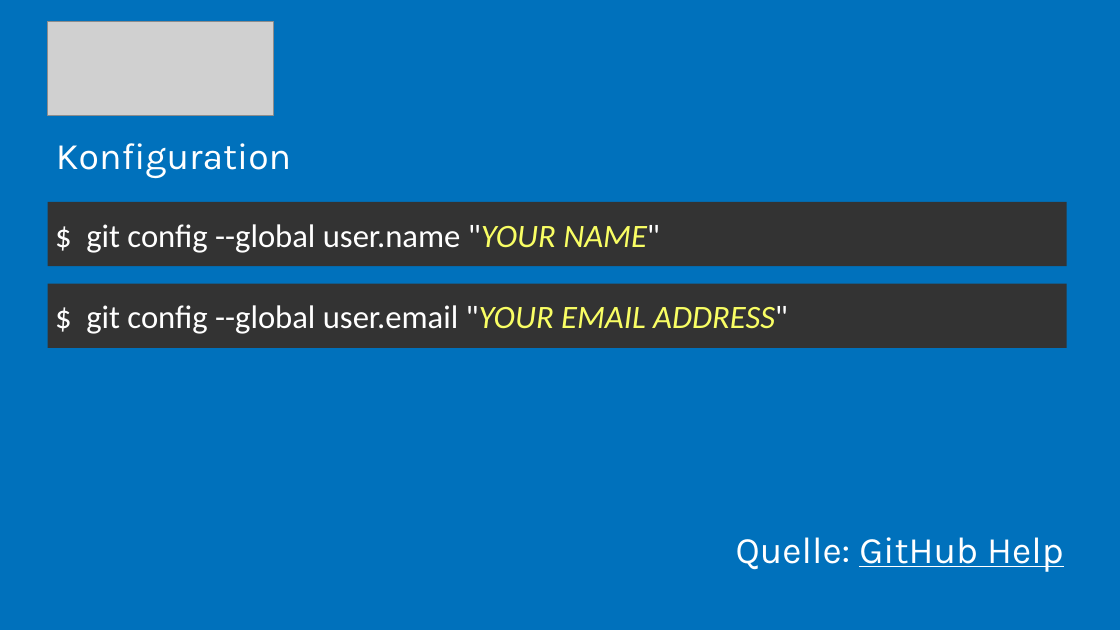
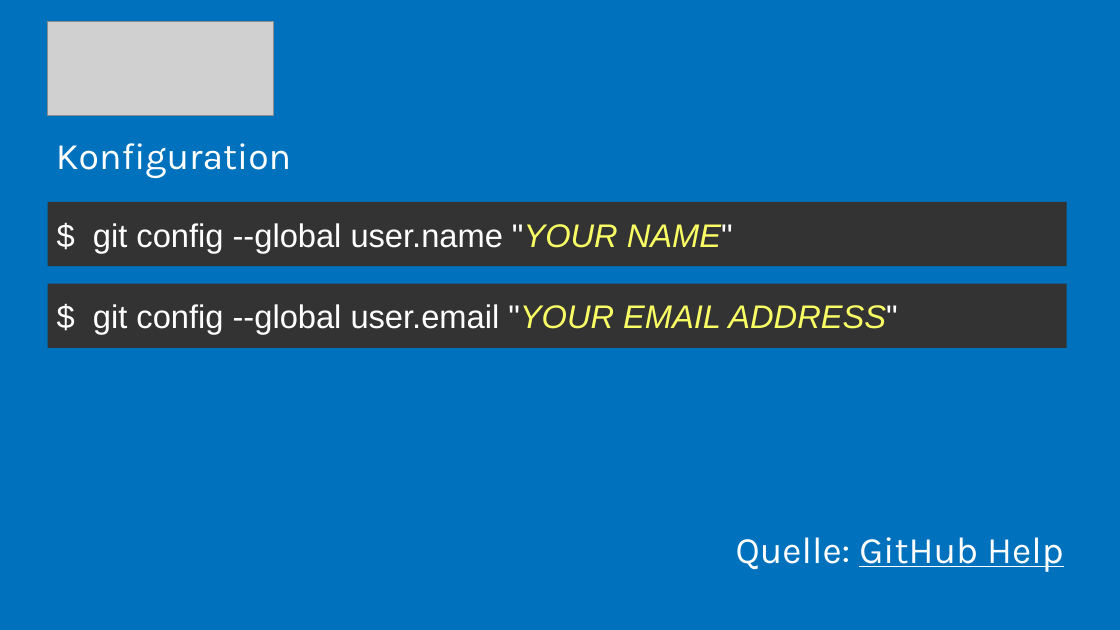
Before and after one commit to MarcelMalik/GitHub-Einfuehrung, a slide deck: slide 4 of GitHub Einführung.pptx. Drawn at 1120x630 pixels with LibreOffice and Linux fonts; fonts in the diff are those of the drawing; grey boxes stand for pictures. Boxes give left, top, right and bottom in pixels: in the first picture for what was removed or moved away, otherwise in the second. Text is boxed around its words. In the diff, an @@ line names an element or a change of style, - is before the commit and + after.

```diff
--- a/GitHub Einführung.pptx
+++ b/GitHub Einführung.pptx
@@ rectangle "$ git config --global user.name ..." at (x1=48, y1=202, x2=1067, y2=266): font Calibri to Arial @@
@@ rectangle "$ git config --global user.email ..." at (x1=48, y1=284, x2=1067, y2=349): font Calibri to Arial @@
```
Also in this commit, not shown: 8 other slides changed, 1 slide added, 2 other files.
